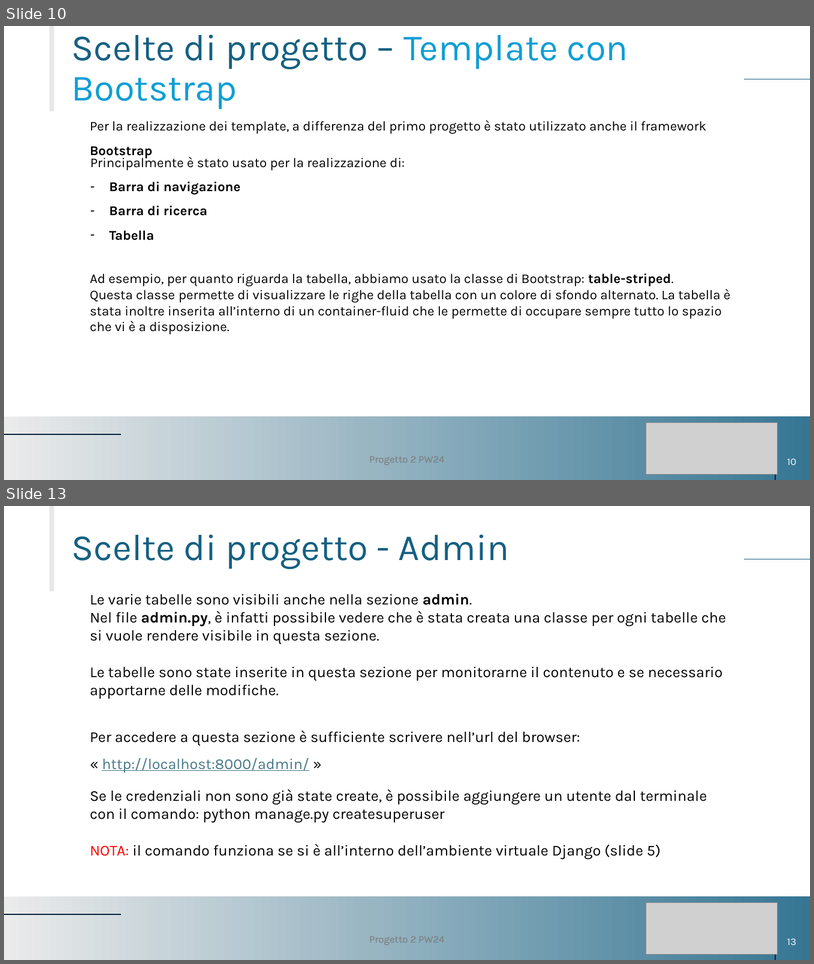
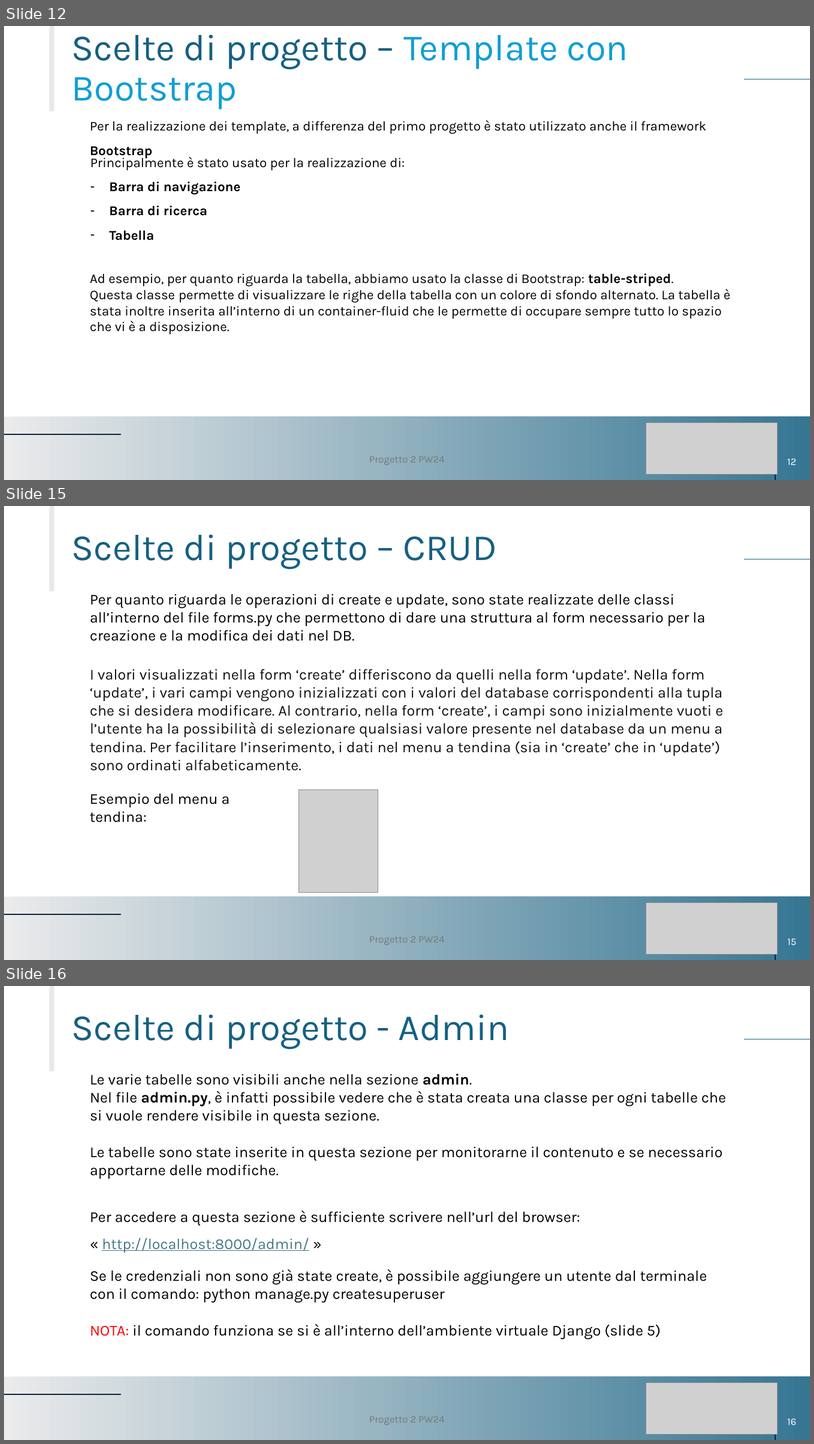
Before and after one commit to DavideBrambilla98/Progetto2_PW24, a slide deck: Documentazione/PROGETTO 2 PW24.pptx. Shown one above the other, each under a label of ours: slides 10 and 13 before the commit, slides 12, 15 and 16 after it; the slides between them are not shown. The pictures are 814x964 and 814x1444 pixels, drawn with LibreOffice and Linux fonts; fonts in the diff are those of the drawing; grey boxes stand for pictures. Boxes give left, top, right and bottom in pixels: in the first picture for what was removed or moved away, otherwise in the second. Text is boxed around its words. In the diff, an @@ line names an element or a change of style, - is before the commit and + after.

```diff
--- a/Documentazione/PROGETTO 2 PW24.pptx
+++ b/Documentazione/PROGETTO 2 PW24.pptx
@@ slide 15 added at bbox=[4, 506, 810, 960], background #FFFFFF; not listed: 5 template elements that a slide beside it also shows @@
@@ title added at bbox=[71, 534, 497, 569], 44 pt, text #156082 @@
+Scelte di progetto – CRUD
@@ text added at bbox=[90, 594, 705, 641], 18 pt, text #000000 @@
+Per quanto riguarda le operazioni di create e update, sono state realizzate delle classi all’interno del file forms.py che permettono di dare una struttura al form necessario per la creazione e la modifica dei dati nel DB.
@@ text added at bbox=[90, 669, 723, 771], 18 pt, text #111111 @@
+I valori visualizzati nella form ‘create’ differiscono da quelli nella form ‘update’. Nella form ‘update’, i vari campi vengono inizializzati con i valori del database corrispondenti alla tupla che si desidera modificare. Al contrario, nella form ‘create’, i campi sono inizialmente vuoti e l’utente ha la possibilità di selezionare qualsiasi valore presente nel database da un menu a tendina. Per facilitare l’inserimento, i dati nel menu a tendina (sia in ‘create’ che in ‘update’) sono ordinati alfabeticamente.
@@ text added at bbox=[90, 793, 230, 822], 18 pt, text #000000 @@
+Esempio del menu a tendina:
@@ picture added at bbox=[299, 790, 379, 892] @@
@@ picture added at bbox=[647, 902, 779, 954] @@
@@ text added at bbox=[369, 936, 444, 945], 12 pt, text #797979 @@
+Progetto 2 PW24
@@ page number added at bbox=[788, 938, 797, 945], 12 pt, text #FFFFFF @@
+15
@@ what was slide 10 is now slide 12 @@
@@ page number at bbox=[788, 458, 797, 465]: text changed @@
-10
+12
@@ what was slide 13 is now slide 16 @@
@@ page number at bbox=[788, 1418, 797, 1425]: text changed @@
-13
+16
```
Also in this commit, not shown: 3 slides changed, 2 other slides added.
